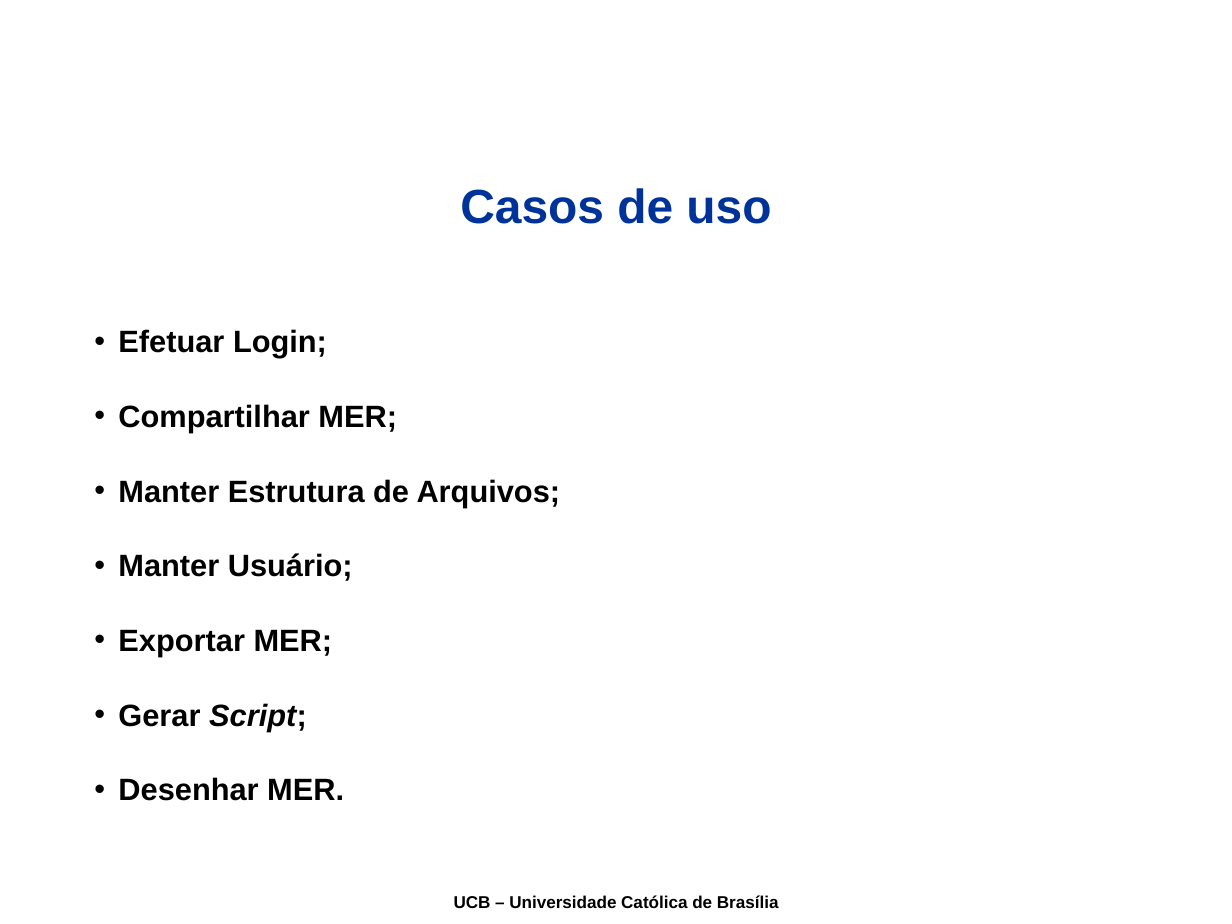
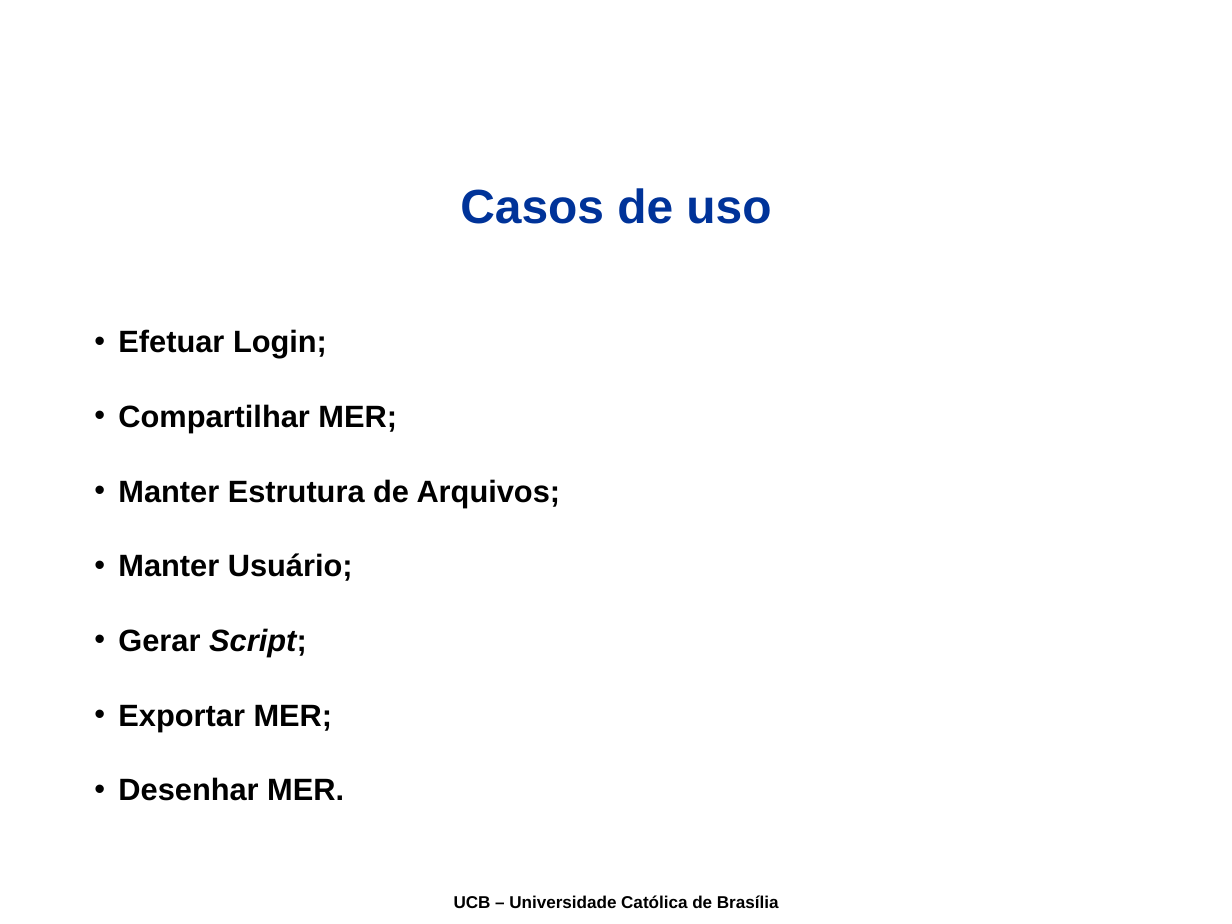
Before and after one commit to joaogabriel/webdatamodeling, a slide deck: slide 15 of docs/08-Apresentacao/Apresentação.ppt. Drawn at 1232x924 pixels with LibreOffice and Linux fonts; fonts in the diff are those of the drawing; background and template pictures are left out. Boxes give left, top, right and bottom in pixels: in the first picture for what was removed or moved away, otherwise in the second. Text is boxed around its words. In the diff, an @@ line names an element or a change of style, - is before the commit and + after.

```diff
--- a/docs/08-Apresentacao/Apresentação.ppt
+++ b/docs/08-Apresentacao/Apresentação.ppt
@@ text at <box>118,628,307,657</box>: paragraph added @@
+• Gerar Script;
@@ text at <box>118,703,307,731</box>: paragraph removed @@
-• Gerar Script;
```
Also in this commit, not shown: 3 other slides changed.
